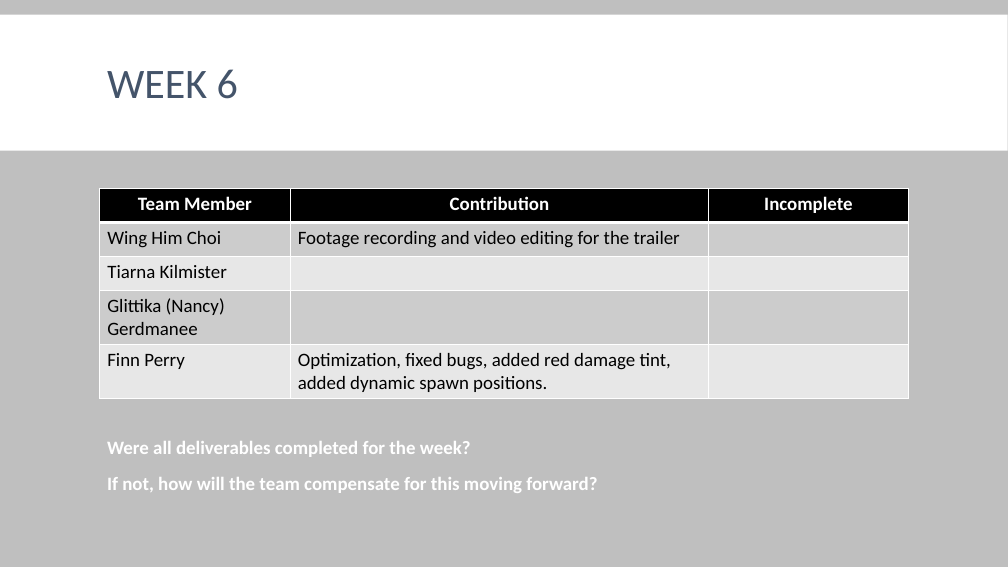
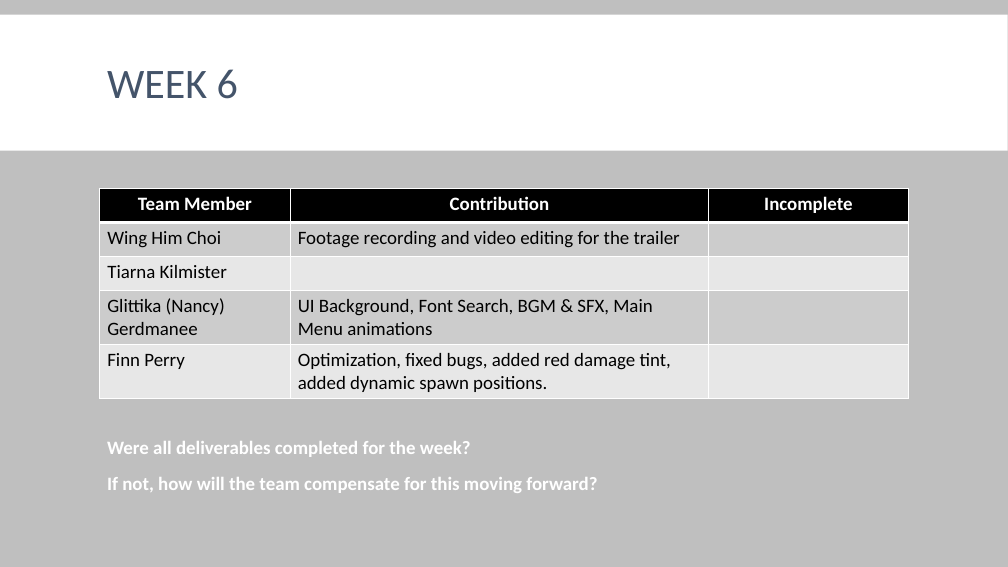
Before and after one commit to glittika-gerdmanee/1st-Year-Group-Major-Project, a slide deck: slide 8 of Documents/Weekly Production Logs/Fireball - Production Outcomes.pptx. Drawn at 1008x567 pixels with LibreOffice and Linux fonts; fonts in the diff are those of the drawing. Boxes give left, top, right and bottom in pixels: in the first picture for what was removed or moved away, otherwise in the second. Text is boxed around its words. In the diff, an @@ line names an element or a change of style, - is before the commit and + after.

```diff
--- a/Documents/Weekly Production Logs/Fireball - Production Outcomes.pptx
+++ b/Documents/Weekly Production Logs/Fireball - Production Outcomes.pptx
@@ table at bbox=[100, 188, 909, 397] @@
-row 4, column 2: 
+row 4, column 2: UI Background, Font Search, BGM & SFX, Main Menu animations
```
Also in this commit, not shown: 8 other files.
